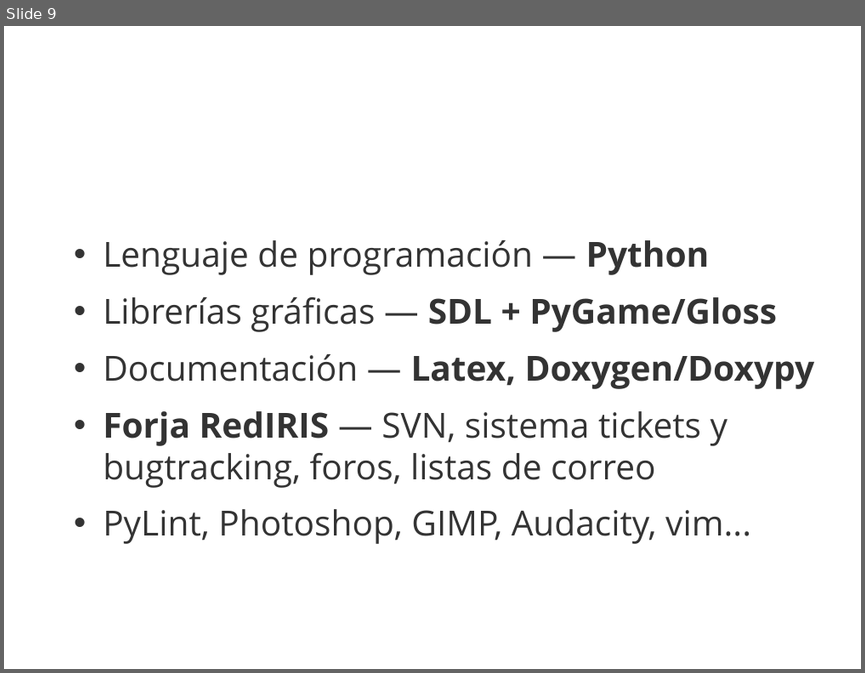
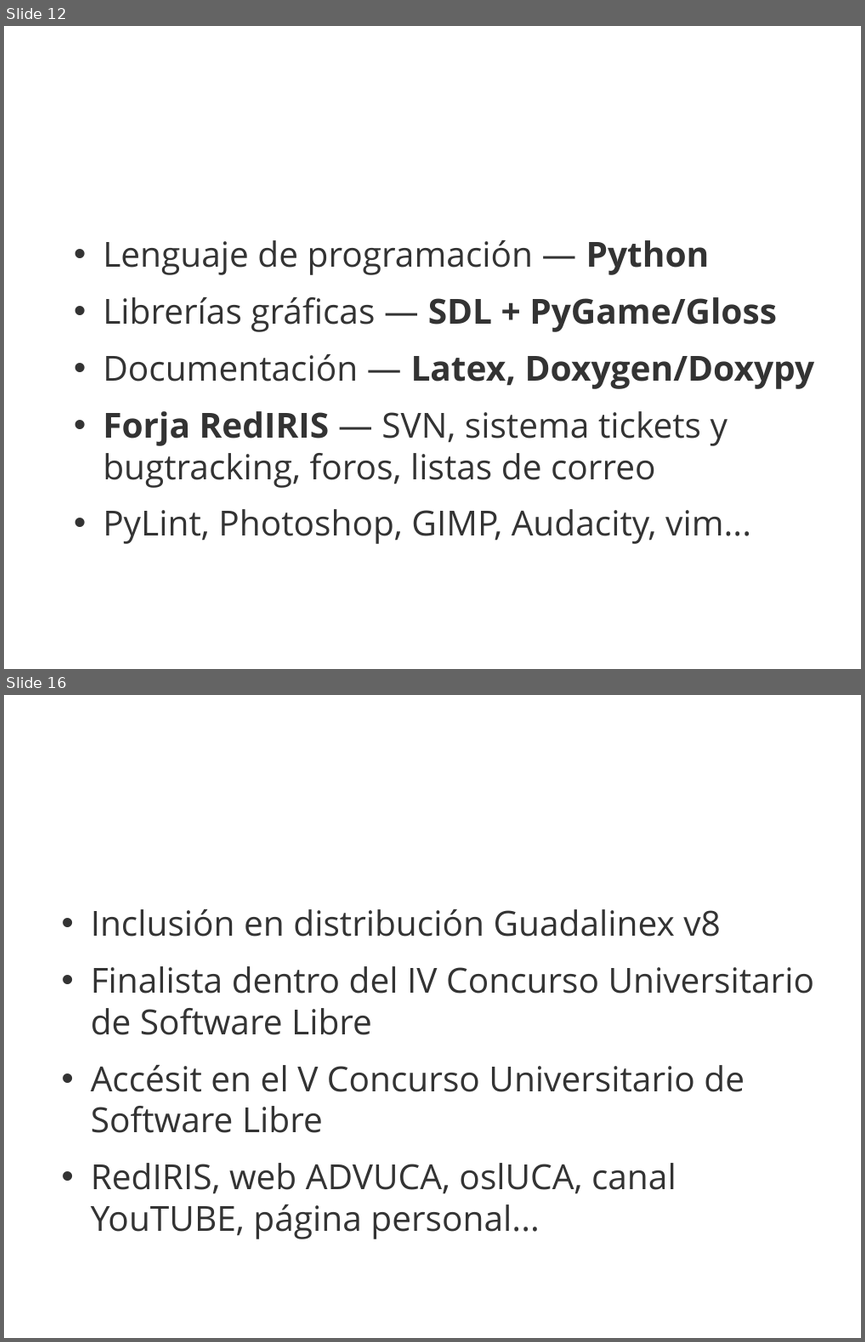
Before and after one commit to 3oheme/dominous, a slide deck: docs/presentacion/presentacion.odp. Shown one above the other, each under a label of ours: slide 9 before the commit, slides 12 and 16 after it; the slides between them are not shown. The pictures are 865x673 and 865x1342 pixels, drawn with LibreOffice and Linux fonts; fonts in the diff are those of the drawing; background and template pictures are left out. Boxes give left, top, right and bottom in pixels: in the first picture for what was removed or moved away, otherwise in the second. Text is boxed around its words. In the diff, an @@ line names an element or a change of style, - is before the commit and + after.

```diff
--- a/docs/presentacion/presentacion.odp
+++ b/docs/presentacion/presentacion.odp
@@ slide 16 added at (4,695,861,1338), background picture (left out) @@
@@ text added at (55,789,815,879), 54 pt, text #FFFFFF, bold @@
+Difusión
@@ text added at (91,909,814,1239), 32 pt, text #333333 @@
+• Inclusión en distribución Guadalinex v8
+• Finalista dentro del IV Concurso Universitario de Software Libre
+• Accésit en el V Concurso Universitario de Software Libre
+• RedIRIS, web ADVUCA, oslUCA, canal YouTUBE, página personal...
@@ what was slide 9 is now slide 12 @@
```
Also in this commit, not shown: 1 slide changed, 6 other slides added, 1 other file.
